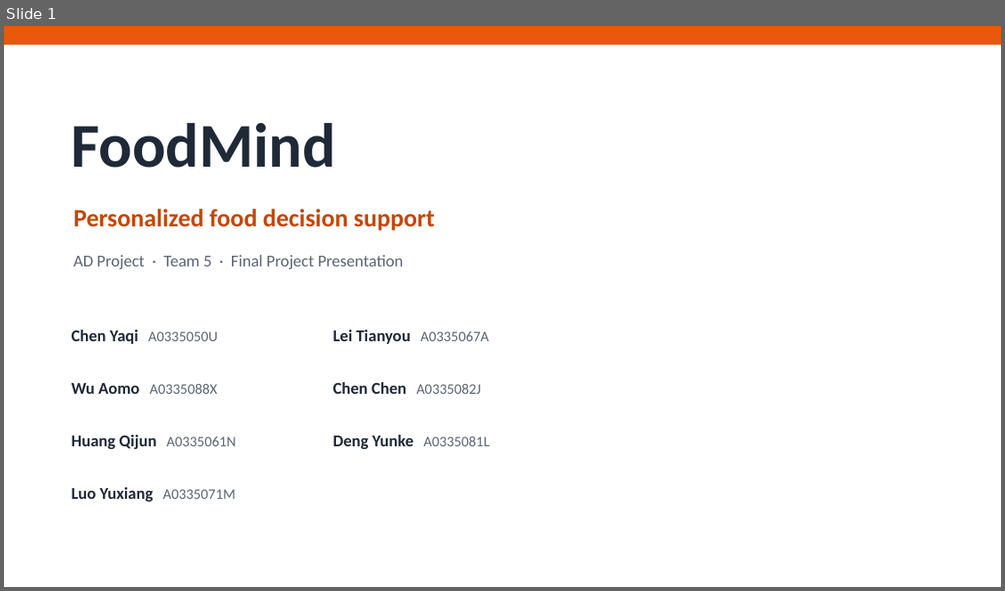
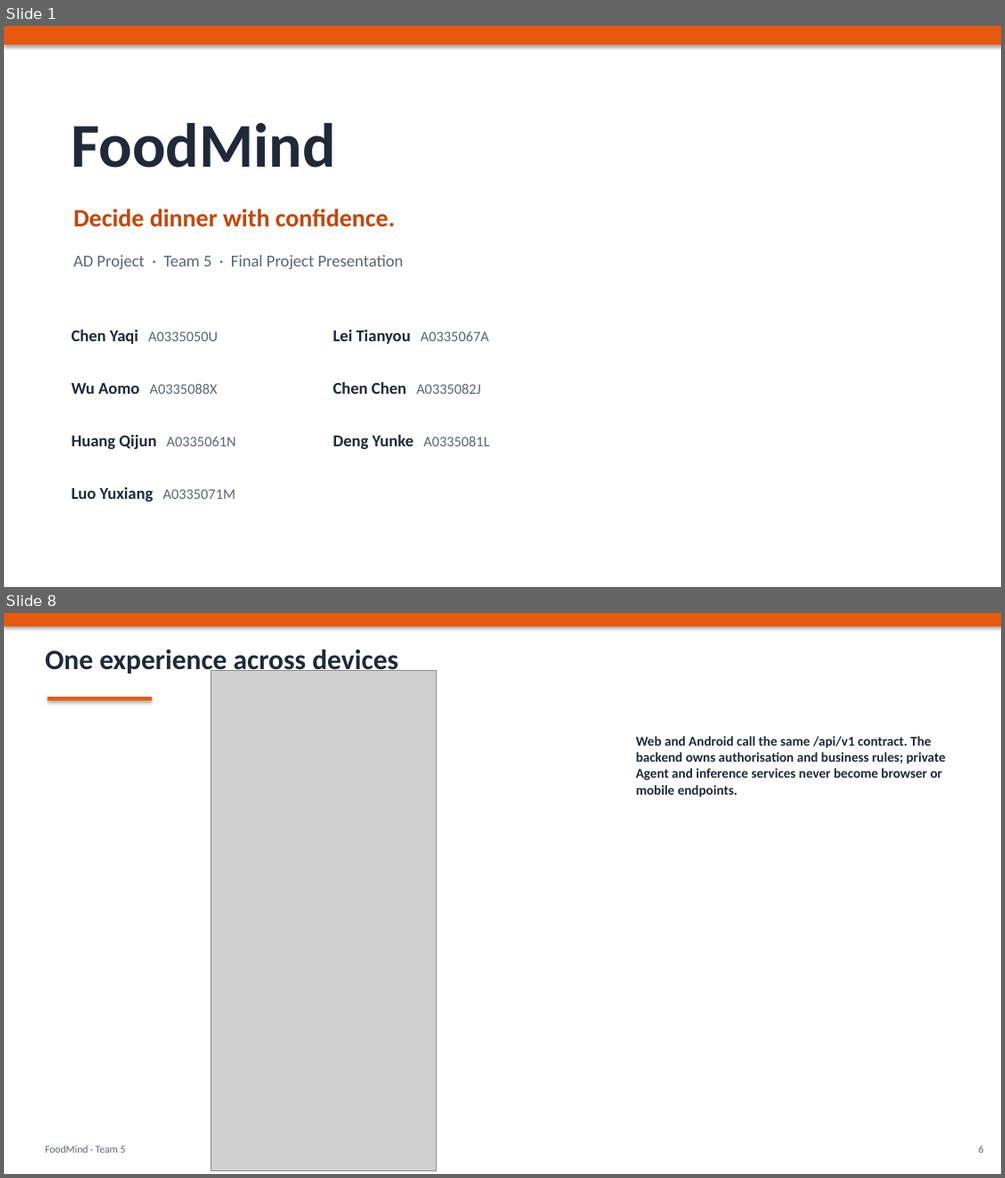
Before and after one commit to foodmind-team/foodmind-docs, a slide deck: presentation/slides/FoodMind_Final_Presentation.pptx. Shown one above the other, each under a label of ours: slide 1 before the commit, slides 1 and 8 after it; the slides between them are not shown. The pictures are 1005x591 and 1005x1178 pixels, drawn with LibreOffice and Linux fonts; fonts in the diff are those of the drawing; grey boxes stand for pictures. Boxes give left, top, right and bottom in pixels: in the first picture for what was removed or moved away, otherwise in the second. Text is boxed around its words. In the diff, an @@ line names an element or a change of style, - is before the commit and + after.

Commit message:
docs(presentation): refine final FoodMind story

```diff
--- a/presentation/slides/FoodMind_Final_Presentation.pptx
+++ b/presentation/slides/FoodMind_Final_Presentation.pptx
@@ slide 8 added at box(4, 613, 1001, 1174), background #FFFFFF @@
@@ rectangle added at box(4, 613, 1001, 1174), fill #FFFFFF @@
@@ rectangle added at box(4, 613, 1001, 626), fill #E8590C @@
@@ text added at box(45, 649, 398, 675), 27 pt, text #1F2937, bold @@
+One experience across devices
@@ picture added at box(210, 670, 436, 1170) @@
@@ rectangle added at box(48, 697, 152, 700), fill #E8590C @@
@@ text added at box(636, 736, 946, 797), 13 pt, text #1F2937, bold @@
+Web and Android call the same /api/v1 contract. The backend owns authorisation and business rules; private Agent and inference services never become browser or mobile endpoints.
@@ text added at box(45, 1145, 126, 1152), 10 pt, text #5B6472 @@
+FoodMind · Team 5
@@ text added at box(979, 1145, 984, 1152), 10 pt, text #5B6472 @@
+6
@@ slide 1 changed as well @@
@@ rectangle at box(4, 26, 1001, 45): shadow on @@
@@ rectangle added at box(4, 26, 1001, 587), fill #FFFFFF @@
@@ text at box(73, 208, 395, 227): text changed @@
-Personalized food decision support
+Decide dinner with confidence.
```
Also in this commit, not shown: 13 other slides changed, 12 other slides added, 13 slides removed.
